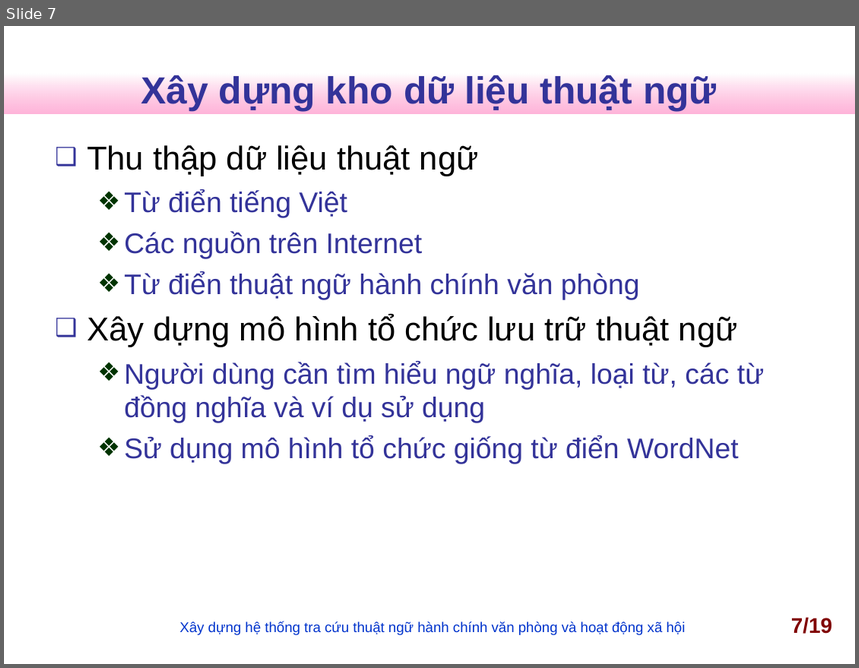
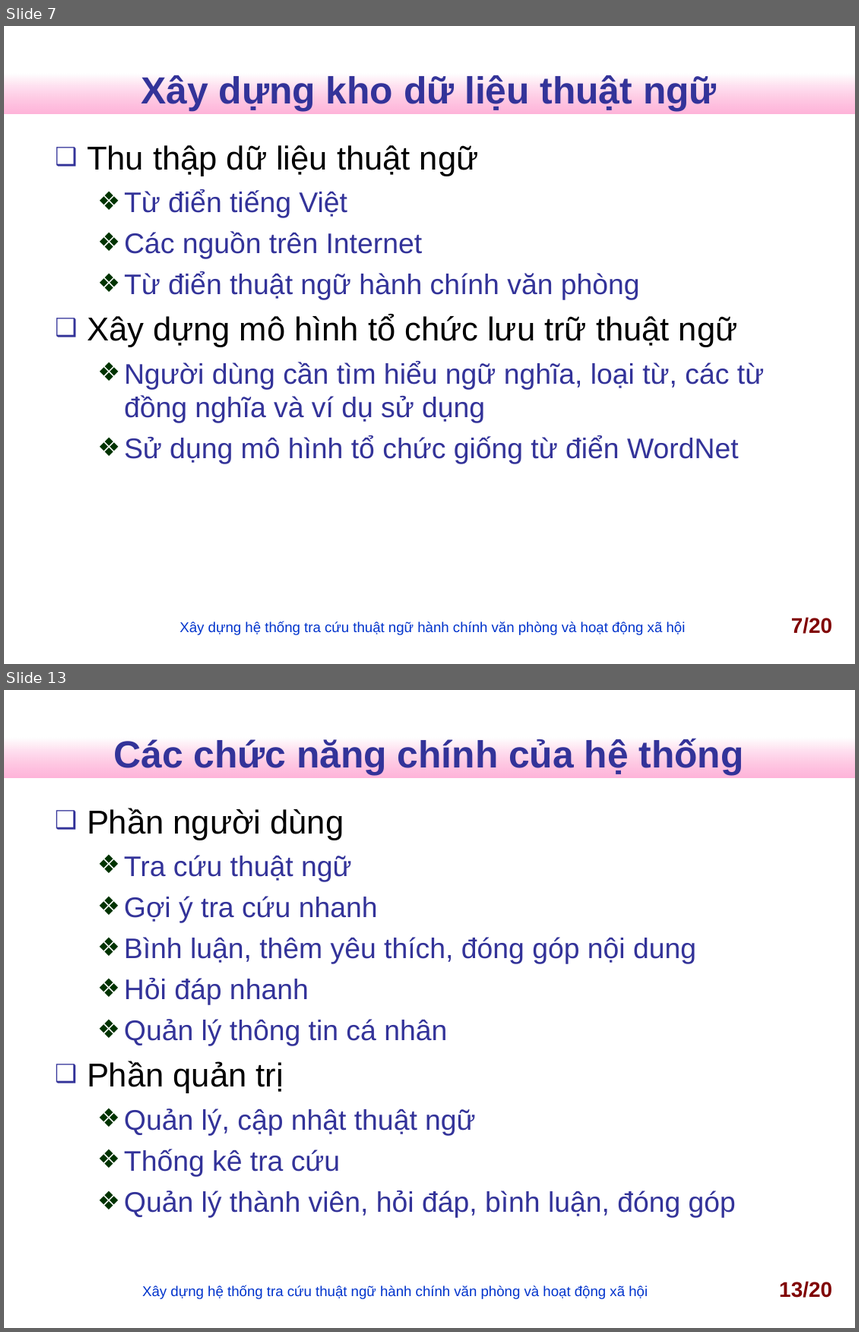
Before and after one commit to nguyentk90/tra-cuu-thuat-ngu-hanh-chinh, a slide deck: Documents/slideN2013.ppt. Shown one above the other, each under a label of ours: slide 7 before the commit, slides 7 and 13 after it; the slides between them are not shown. The pictures are 859x668 and 859x1332 pixels, drawn with LibreOffice and Linux fonts; fonts in the diff are those of the drawing; background and template pictures are left out. Boxes give left, top, right and bottom in pixels: in the first picture for what was removed or moved away, otherwise in the second. Text is boxed around its words. In the diff, an @@ line names an element or a change of style, - is before the commit and + after.

```diff
--- a/Documents/slideN2013.ppt
+++ b/Documents/slideN2013.ppt
@@ slide 13 added at <box>4,690,855,1328</box>, background #FFFFFF; not listed: 1 template element that a slide beside it also shows @@
@@ title added at <box>114,737,744,775</box>, 32 pt, text #333399, bold @@
+Các chức năng chính của hệ thống
@@ text added at <box>87,808,736,1218</box>, 24 pt, text #333399 @@
+❑ Phần người dùng
+  ❖ Tra cứu thuật ngữ
+  ❖ Gợi ý tra cứu nhanh
+  ❖ Bình luận, thêm yêu thích, đóng góp nội dung
+  ❖ Hỏi đáp nhanh
+  ❖ Quản lý thông tin cá nhân
+❑ Phần quản trị
+  ❖ Quản lý, cập nhật thuật ngữ
+  ❖ Thống kê tra cứu
+  ❖ Quản lý thành viên, hỏi đáp, bình luận, đóng góp
@@ page number added at <box>779,1281,832,1298</box>, 18 pt, text #800000, bold @@
+13/20
@@ text added at <box>142,1286,648,1300</box>, 12 pt, text #0033CC @@
+Xây dựng hệ thống tra cứu thuật ngữ hành chính văn phòng và hoạt động xã hội
@@ page number at <box>791,617,832,634</box>: text changed @@
-7/19
+7/20
```
Also in this commit, not shown: 13 slides changed, 2 other files.
